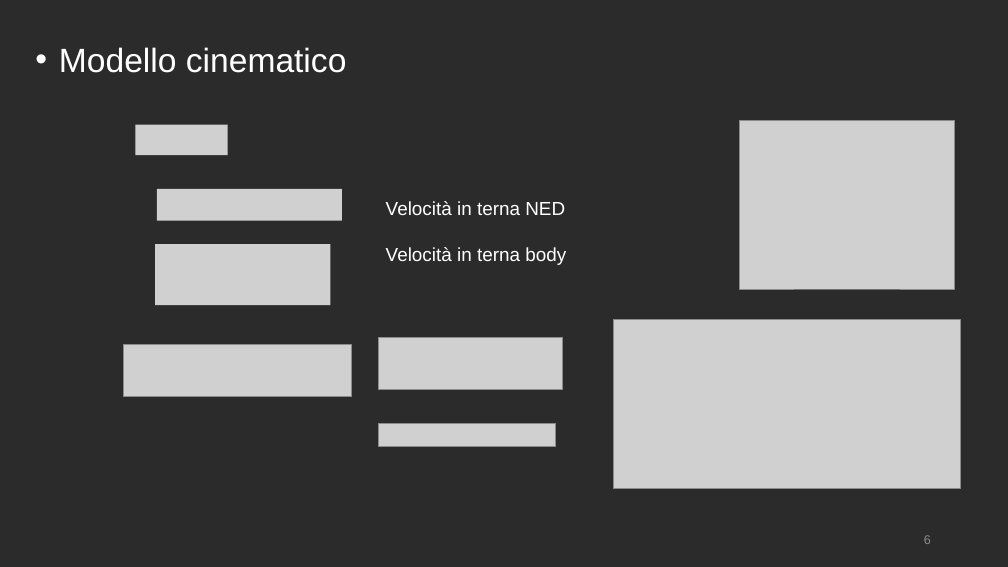
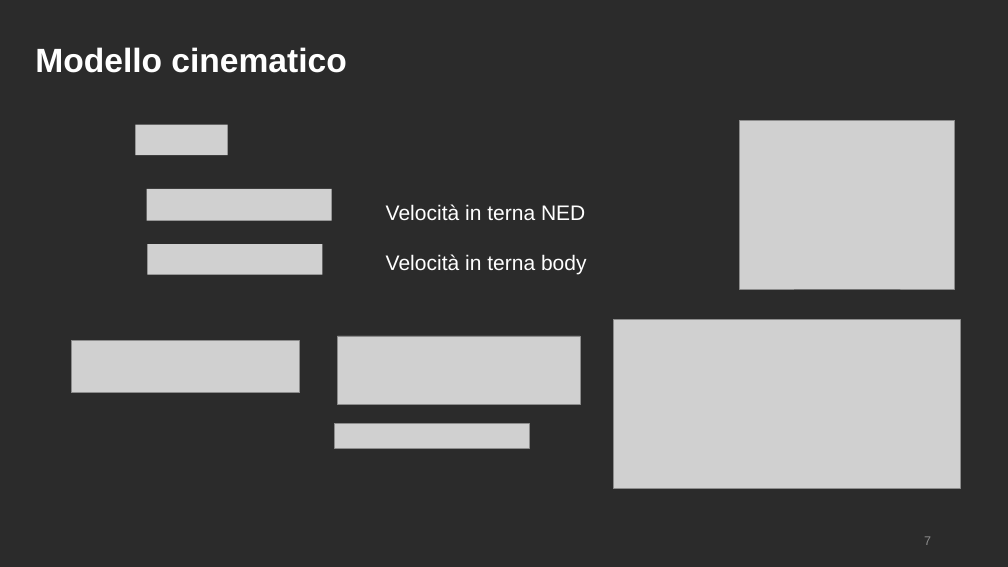
Before and after one commit to polifab/Subacquei_modello, a slide deck: slide 7 of presentazione.pptx (slide 6 before the commit). Drawn at 1008x567 pixels with LibreOffice and Linux fonts; fonts in the diff are those of the drawing; grey boxes stand for pictures; background and template pictures are left out; a plain dark background stands for a picture behind light text. Boxes give left, top, right and bottom in pixels: in the first picture for what was removed or moved away, otherwise in the second. Text is boxed around its words. In the diff, an @@ line names an element or a change of style, - is before the commit and + after.

```diff
--- a/presentazione.pptx
+++ b/presentazione.pptx
@@ text "Modello cinematico" at [35,47,346,73]: bold on; bullet • to none @@
@@ picture: place and size @@
-picture at [157,189,342,221]
+picture at [147,189,332,221]
@@ text "Velocità in terna NED" at [386,204,587,275]: size 18 to 20 pt @@
@@ picture: place and size @@
-picture at [155,244,330,306]
+picture at [147,244,323,274]
@@ picture: place and size @@
-picture at [123,345,352,397]
+picture at [72,341,300,393]
@@ picture: place and size @@
-picture at [378,337,563,389]
+picture at [337,336,580,405]
@@ picture: place and size @@
-picture at [378,423,556,446]
+picture at [335,423,529,448]
@@ page number at [924,536,931,545]: text changed @@
-6
+7
```
Also in this commit, not shown: 13 other slides changed, 6 slides added.
